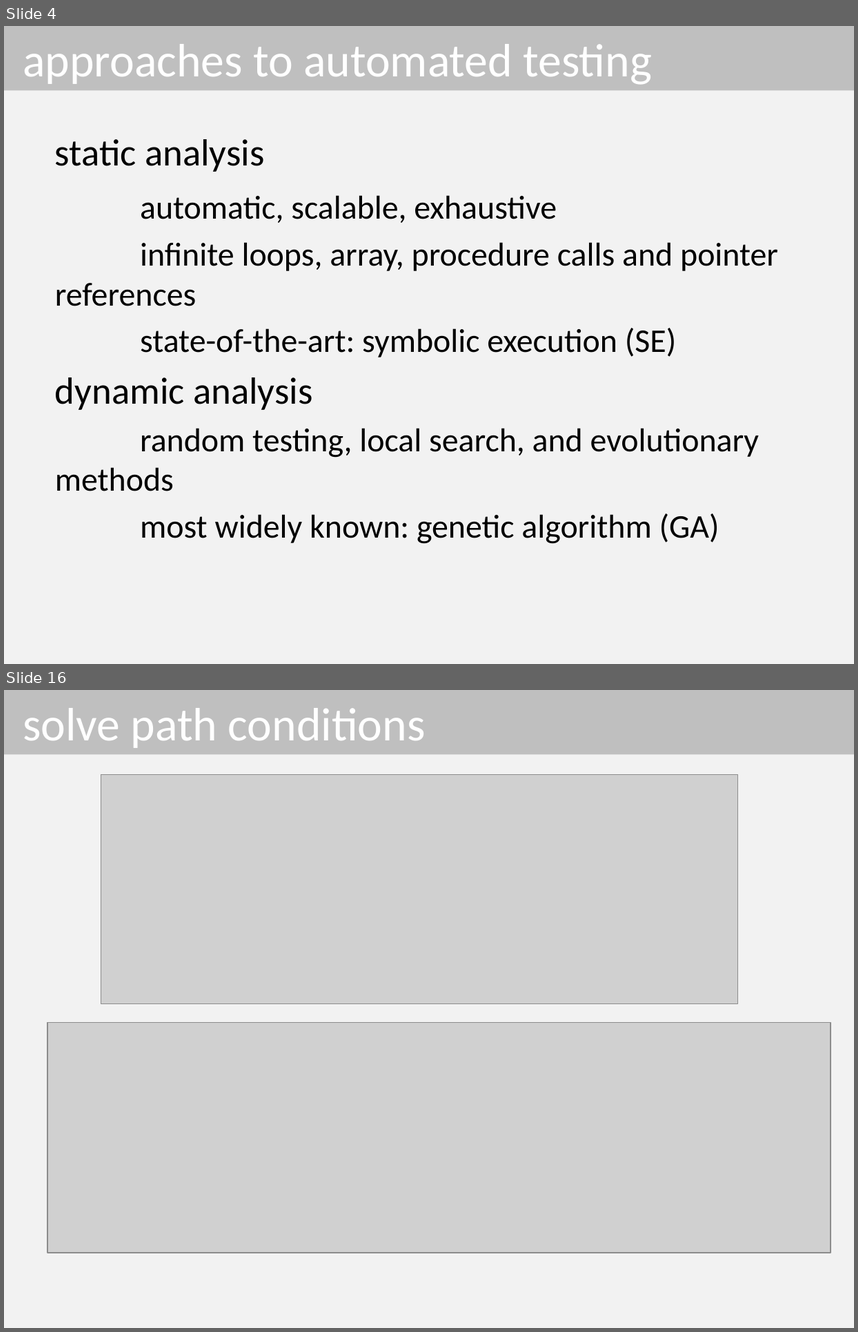
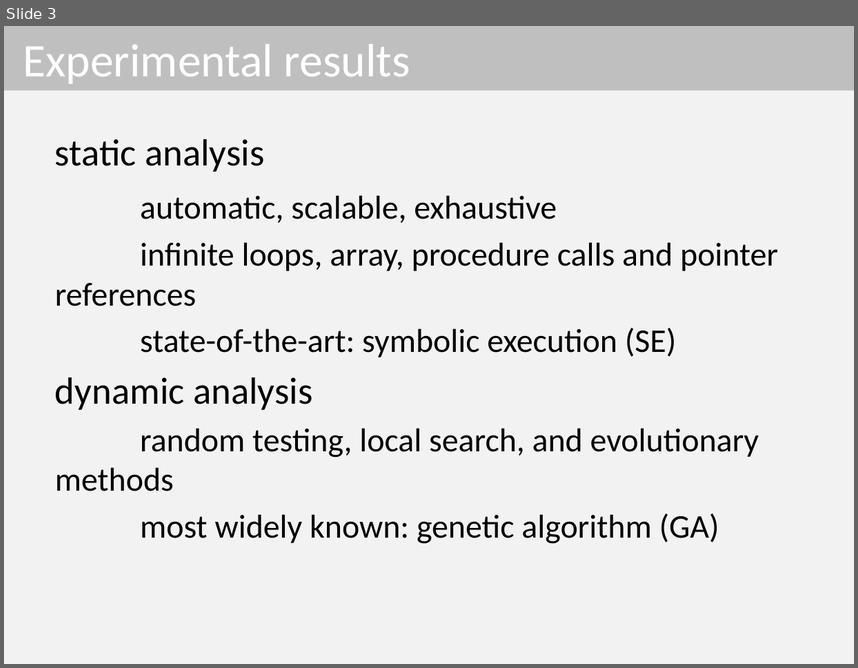
Before and after one commit to dinhngocthi/GAsource, a slide deck: CFT4CUnitSrc/src/report/ACIIDS2016_Presentation.pptx. Shown one above the other, each under a label of ours: slides 4 and 16 before the commit, slide 3 after it; the slides between them are not shown. The pictures are 858x1332 and 858x668 pixels, drawn with LibreOffice and Linux fonts; fonts in the diff are those of the drawing; grey boxes stand for pictures. Boxes give left, top, right and bottom in pixels: in the first picture for what was removed or moved away, otherwise in the second. Text is boxed around its words. In the diff, an @@ line names an element or a change of style, - is before the commit and + after.

```diff
--- a/CFT4CUnitSrc/src/report/ACIIDS2016_Presentation.pptx
+++ b/CFT4CUnitSrc/src/report/ACIIDS2016_Presentation.pptx
@@ slide 16 removed at <box>4,690,854,1328</box>, background #F2F2F2 @@
@@ title removed at <box>4,690,854,755</box> @@
-solve path conditions
@@ picture removed at <box>101,774,737,1004</box> @@
@@ picture removed at <box>47,1023,831,1253</box> @@
@@ what was slide 4 is now slide 3 @@
@@ slide 3 changed as well @@
@@ title at <box>23,44,410,84</box>: text changed @@
-approaches to automated testing
+Experimental results
```
Also in this commit, not shown: 1 other slide changed, 25 other slides removed.
